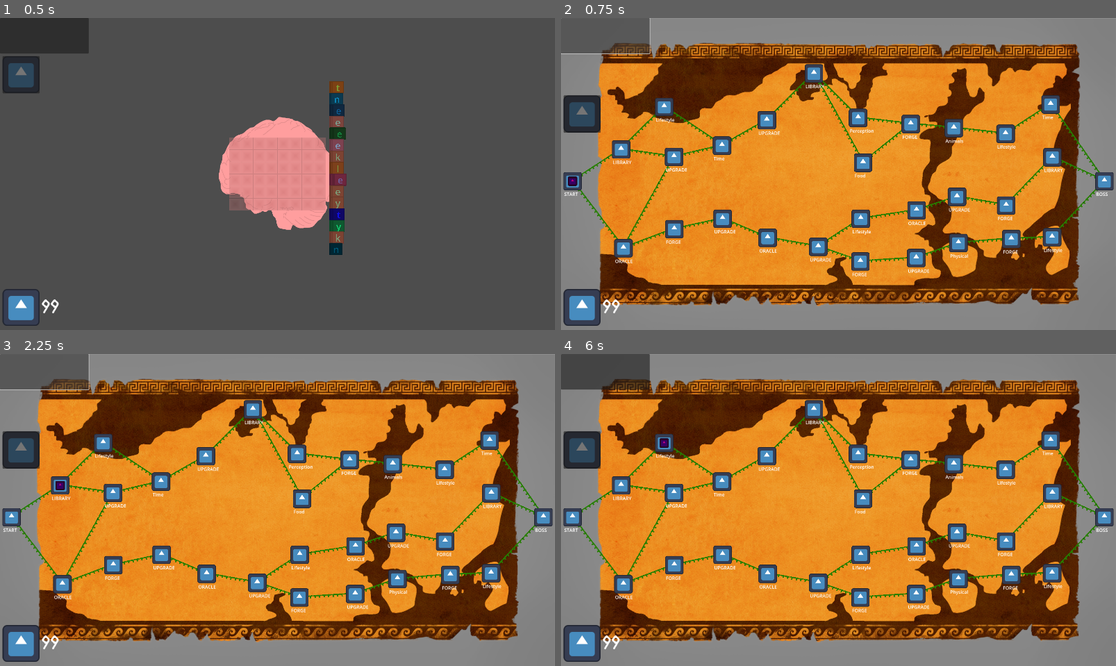
Above: before the commit, frames 1-4 (two rows, left to right).
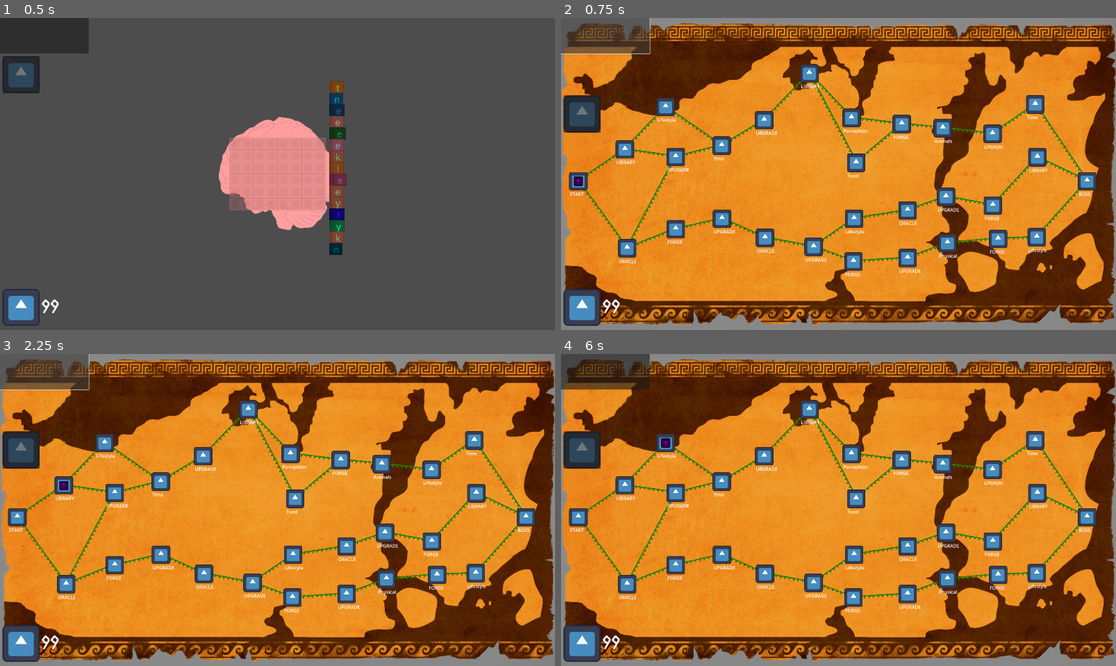
Above: after the commit, the same moments.

Repository: hulien22/ldjam54
Game: Godot game, scene res://scenes/main.tscn
The game is run twice, just before and just after one commit, with the same random seed, the same clock (stepped at 60 frames per second) and the same inputs. The engine's default icon, where the game draws it, is replaced by a stand-in: a white triangle on a blue panel in a dark square.
Inputs (mouse positions are in pixels of both pictures, inside the frame that each line leads up to):
- Up to frame 1 (0.5 s): no input
- Up to frame 2 (0.75 s): click (605, 36) at 0.5 s
- Up to frame 3 (2.25 s): click (61, 485) at 1.27 s; click (44, 372) at 2 s
- Up to frame 4 (6 s): click (666, 444) at 2.77 s; click "DEBATE!" at 3.5 s; click "Democracy is a better system …" at 4.25 s; click "SUBMIT!" at 5 s; click "CONTINUE" at 5.75 s

Frame 1 is identical in both runs. In frame 2, 47% of the frame differs, in the area x 0-100%, y 1-99%; in frame 3, 47%; in frame 4, 47%.

Commit message:
adjust map size

Diff:
--- a/scenes/map.tscn
+++ b/scenes/map.tscn
@@ -24,8 +24,8 @@
 length = 10
 width = 4
 min_width = 2
-left_margin = 40
-right_margin = 40
+left_margin = 60
+right_margin = 100
 top_margin = 300
 bottom_margin = 250
 jitter_width_bias = 0.8
@@ -42,7 +42,7 @@
 [node name="AnimatedSprite2D" type="AnimatedSprite2D" parent="."]
 z_index = -10
 position = Vector2(958.222, 543.812)
-scale = Vector2(1.0022, 1.0022)
+scale = Vector2(1.15, 1.15)
 sprite_frames = SubResource("SpriteFrames_umcyr")
 
 [node name="MapHolder" type="Node2D" parent="."]
